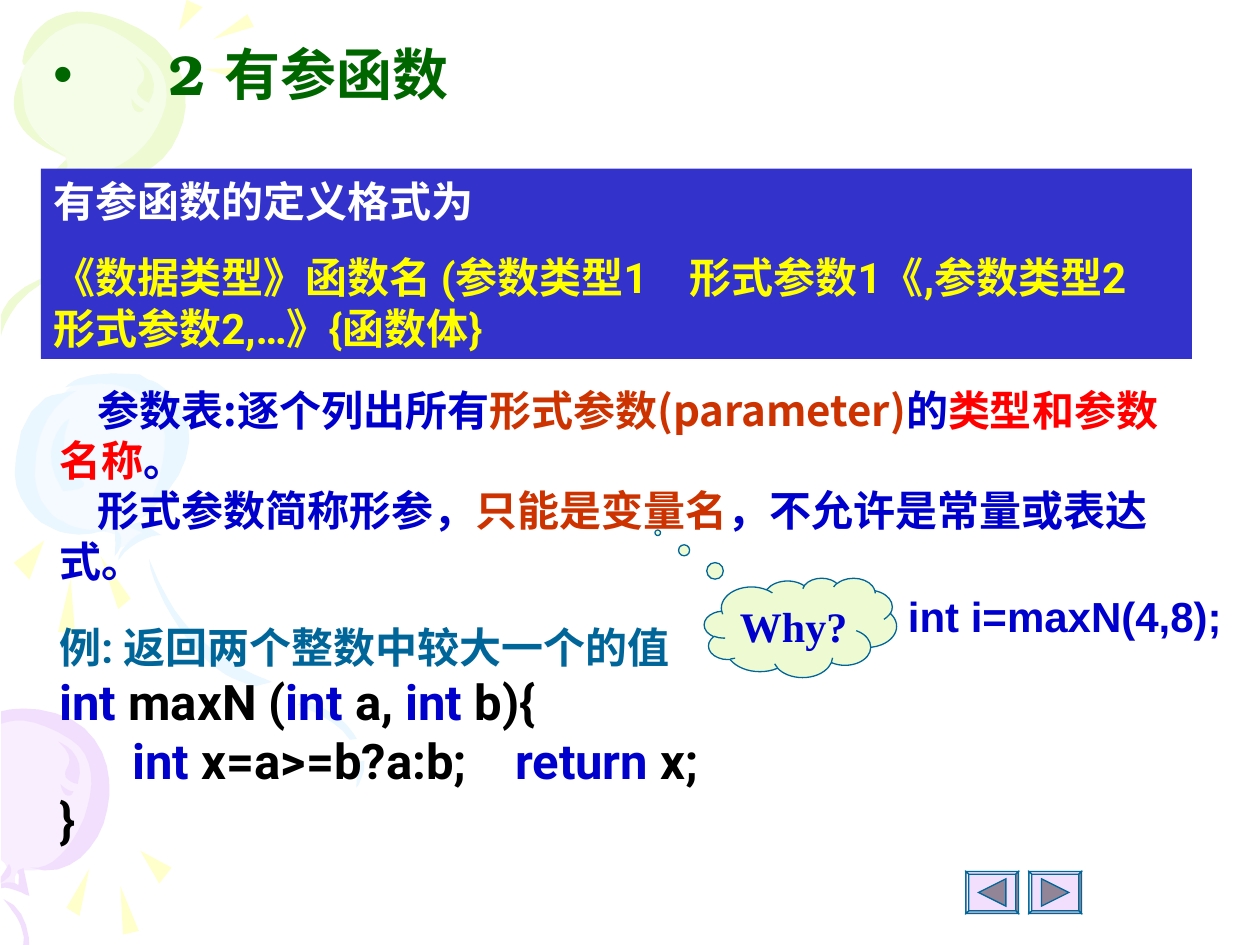
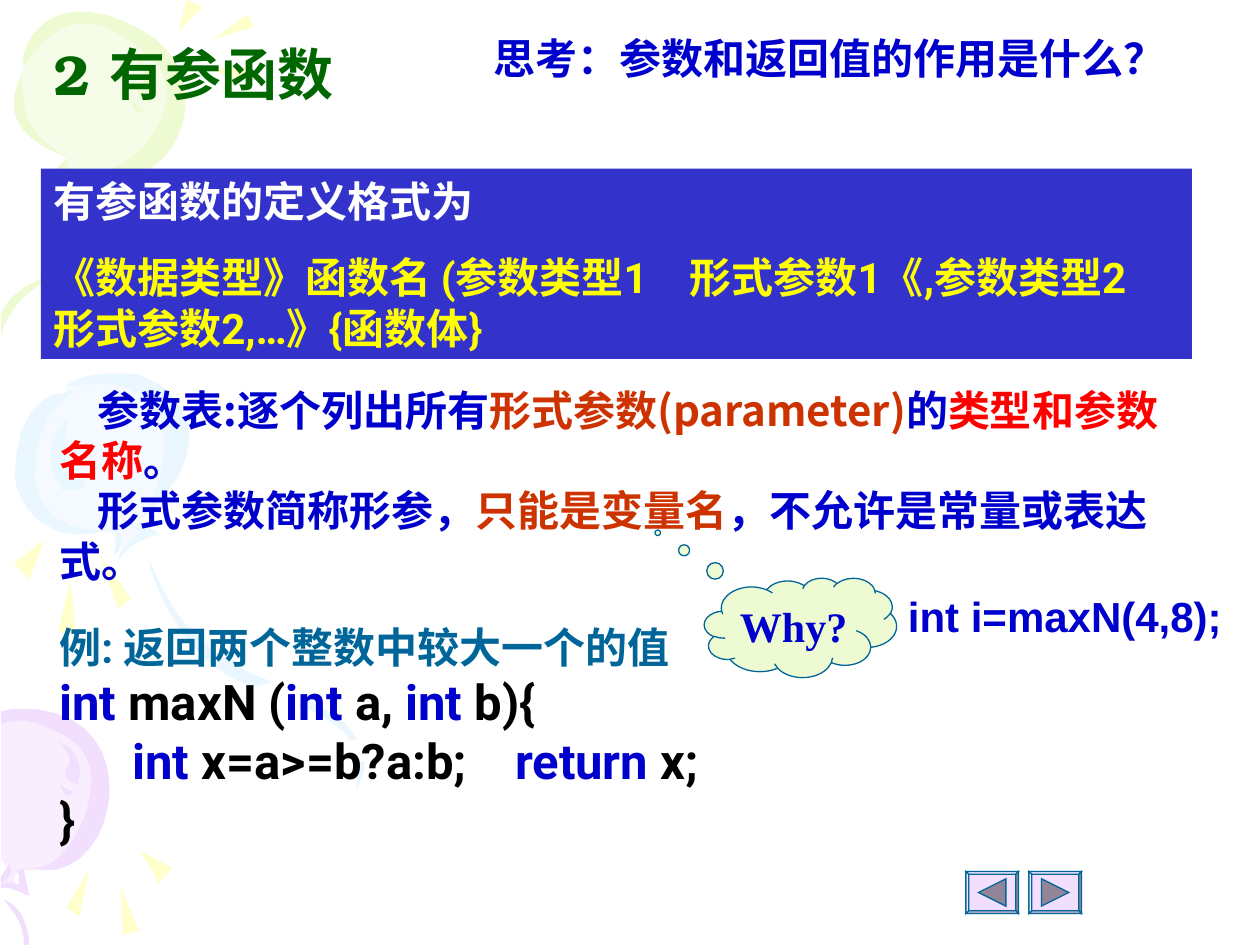
Before and after one commit to Changhe160/Changhe160.github.io, a slide deck: slide 8 of teachingRes/Cplusplus/unit03函数.ppt. Drawn at 1260x945 pixels with LibreOffice and Linux fonts; fonts in the diff are those of the drawing. Boxes give left, top, right and bottom in pixels: in the first picture for what was removed or moved away, otherwise in the second. Text is boxed around its words. In the diff, an @@ line names an element or a change of style, - is before the commit and + after.

```diff
--- a/teachingRes/Cplusplus/unit03函数.ppt
+++ b/teachingRes/Cplusplus/unit03函数.ppt
@@ title "2 有参函数" at [53,47,333,100]: bullet • to none @@
@@ text added at [494,38,1166,78], 24 pt, text #0000CC, bold @@
+思考：参数和返回值的作用是什么？
```
Also in this commit, not shown: 89 other slides changed.
